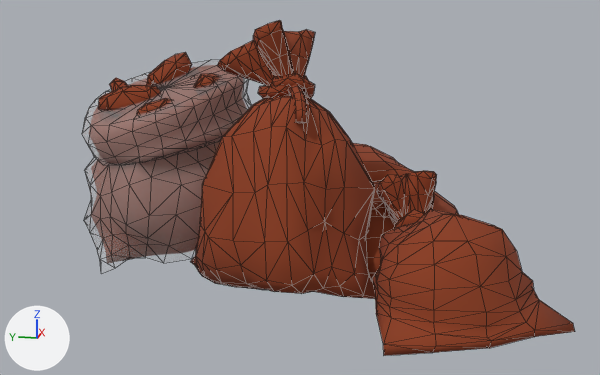
The FBX model Assets/Models/Visual/Counters/Counter_Crystal_Blue.fbx, before and after one commit.
Rendered twice from a 50 mm lens placed at (-4.43, -0.93, 1.48), pointed at (-0.02, -0.05, 0.38). Arrows for +X, +Y and +Z are at lower left; the lights stay in place. The picture after the commit comes second. Mesh edges are drawn as thin lines. Where no turn or scale is listed for an object, it has been applied to the vertices.

The first picture shows 'Counter_Crystal_Blue', 'Counter_Crystal_Blue_Decale'.
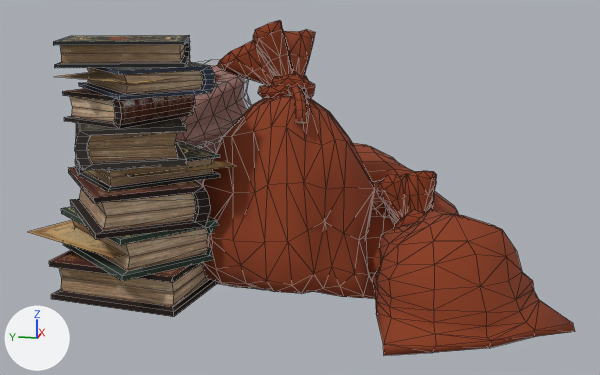
Pixel boxes [x1, y1, x2, y2] of what changed, in the pictures (600 x 375 px):
'Counter_Crystal_Blue', reshaped (14% wider)
    before: [98, 20, 575, 356]
    after: [29, 20, 575, 356]
part 1 of me_counter_crystal_blue, added
    after: [29, 35, 235, 317]
'Counter_Crystal_Blue_Decale', unchanged, covered by the edit
    before: [82, 60, 252, 274]
    after: [176, 60, 252, 185]

What the commit changed:
Picture 'Book_Base_color.png' (img_book_base_color_png) is new.
Material 'Books' (mat_books) is new.
Its texture is img_book_base_color_png.
Its roughness is 1.0.
me_counter_crystal_blue is used by ob_counter_crystal_blue; location (0.0, 0.0, 0.0).
me_counter_crystal_blue had 1646 vertices, 2870 faces and spanned x -1.22..1.32, y -1.45..1.19, z -0.11..1.3.
me_counter_crystal_blue now has 2042 vertices, 3245 faces and spans x -1.22..1.32, y -1.45..1.19, z -0.11..1.3.
me_counter_crystal_blue part 1: 396 vertices added at x -1.18..-0.32, y 0.12..1.17, z 0.0..1.24.
me_counter_crystal_blue gains material mat_books (picture img_book_base_color_png).
